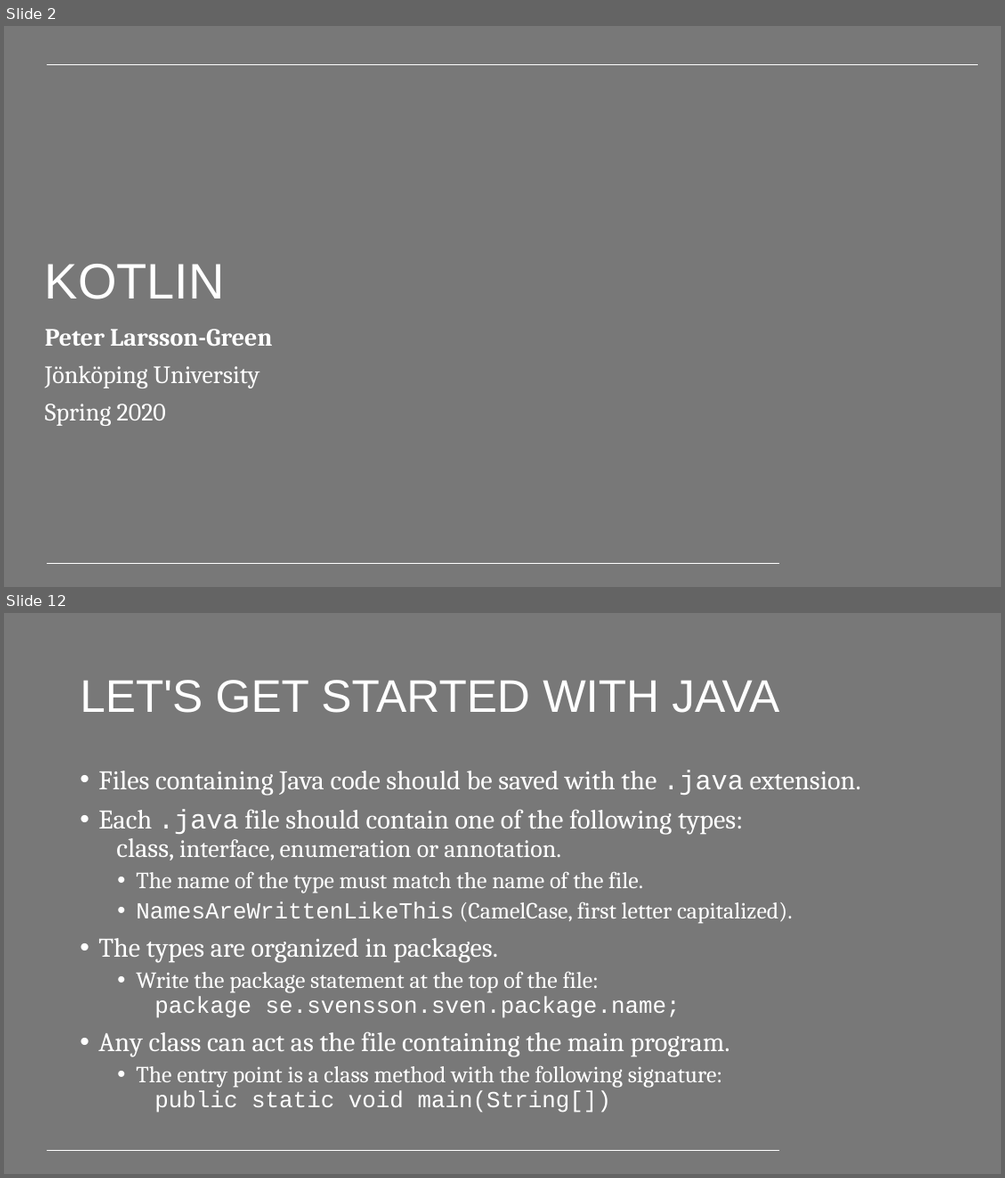
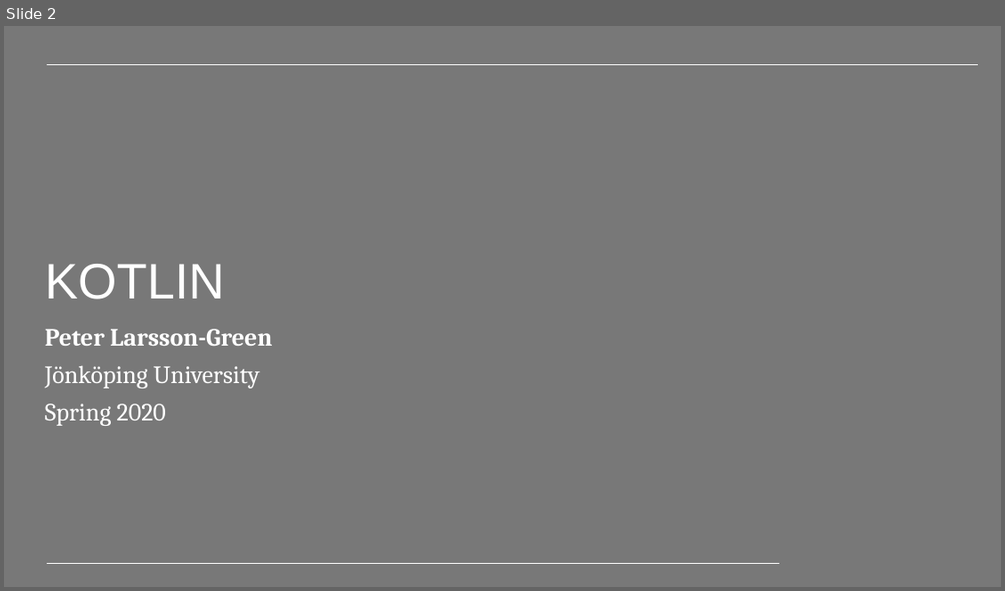
Before and after one commit to PeppeL-G/course-material, a slide deck: src/lectures/kotlin/kotlin.pptx. Shown one above the other, each under a label of ours: slides 2 and 12 before the commit, slide 2 after it; the slides between them are not shown. The pictures are 1005x1178 and 1005x591 pixels, drawn with LibreOffice and Linux fonts; fonts in the diff are those of the drawing; background and template pictures are left out. Boxes give left, top, right and bottom in pixels: in the first picture for what was removed or moved away, otherwise in the second. Text is boxed around its words. In the diff, an @@ line names an element or a change of style, - is before the commit and + after.

```diff
--- a/src/lectures/kotlin/kotlin.pptx
+++ b/src/lectures/kotlin/kotlin.pptx
@@ slide 12 removed at bbox=[4, 613, 1001, 1174], background #787878; not listed: 1 template element that a slide beside it also shows @@
@@ title removed at bbox=[80, 680, 779, 713] @@
-LET'S GET STARTED WITH JAVA
@@ text removed at bbox=[98, 770, 861, 1112] @@
-• Files containing Java code should be saved with the .java extension.
-• Each .java file should contain one of the following types:
-  class, interface, enumeration or annotation.
-  • The name of the type must match the name of the file.
-  • NamesAreWrittenLikeThis (CamelCase, first letter capitalized).
-• The types are organized in packages.
-  • Write the package statement at the top of the file:
-    package se.svensson.sven.package.name;
-• Any class can act as the file containing the main program.
-  • The entry point is a class method with the following signature:
-    public static void main(String[])
```
Also in this commit, not shown: 4 slides changed, 17 slides added, 51 other slides removed, 3 other files.
